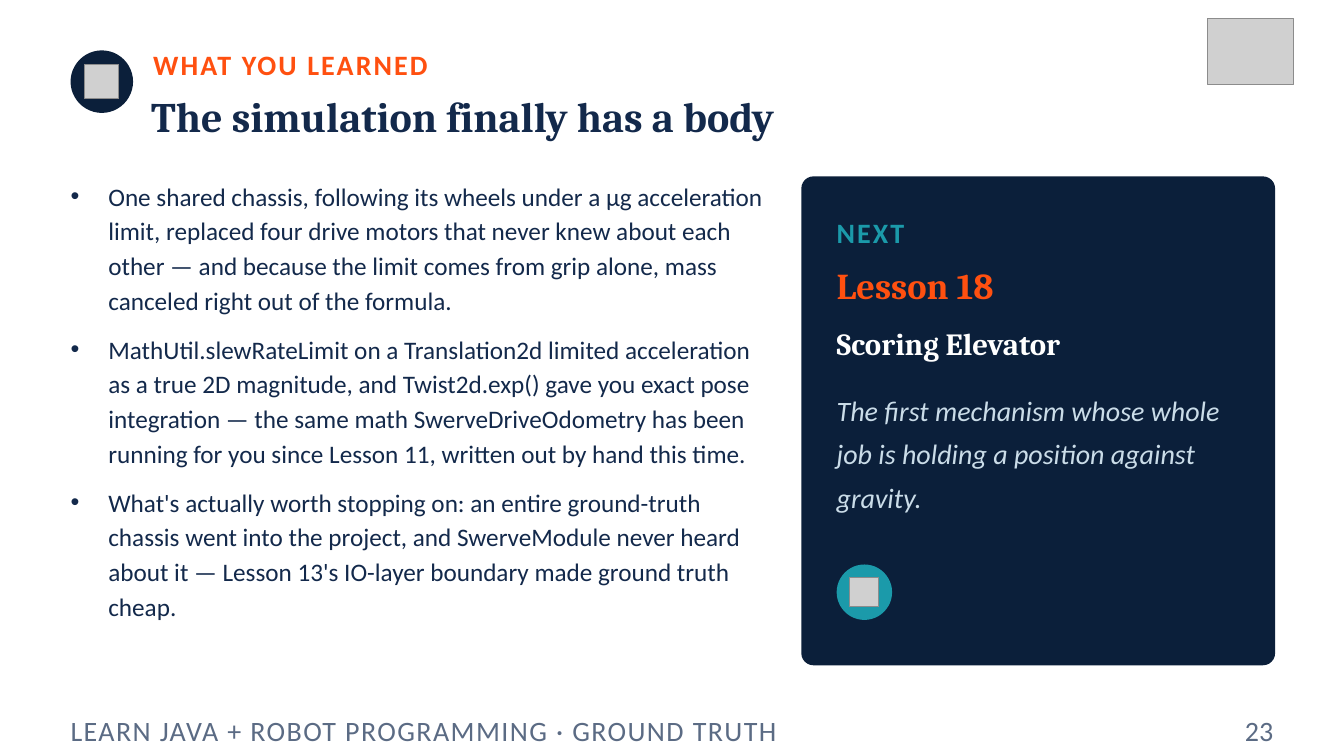
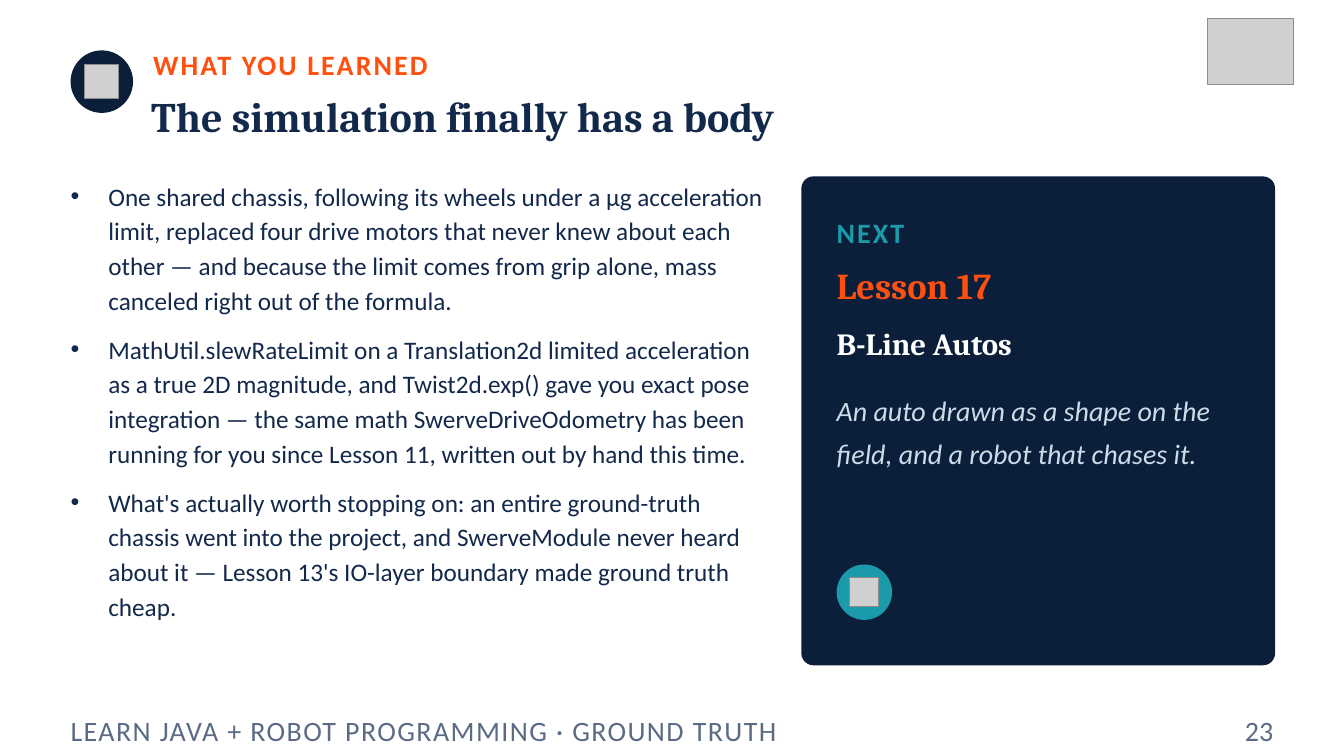
Before and after one commit to FRC5010/BasicRobotLessons, a slide deck: slide 23 of docs/presentations/v3/16-ground-truth.pptx. Drawn at 1344x756 pixels with LibreOffice and Linux fonts; fonts in the diff are those of the drawing; grey boxes stand for pictures. Boxes give left, top, right and bottom in pixels: in the first picture for what was removed or moved away, otherwise in the second. Text is boxed around its words. In the diff, an @@ line names an element or a change of style, - is before the commit and + after.

```diff
--- a/docs/presentations/v3/16-ground-truth.pptx
+++ b/docs/presentations/v3/16-ground-truth.pptx
@@ text at (837, 274, 992, 300): text changed @@
-Lesson 18
+Lesson 17
@@ text at (837, 333, 1012, 356): text changed @@
-Scoring Elevator
+B-Line Autos
@@ text at (837, 401, 1210, 468): text changed @@
-The first mechanism whose whole job is holding a position against gravity.
+An auto drawn as a shape on the field, and a robot that chases it.
```
Also in this commit, not shown: 24 other files.
